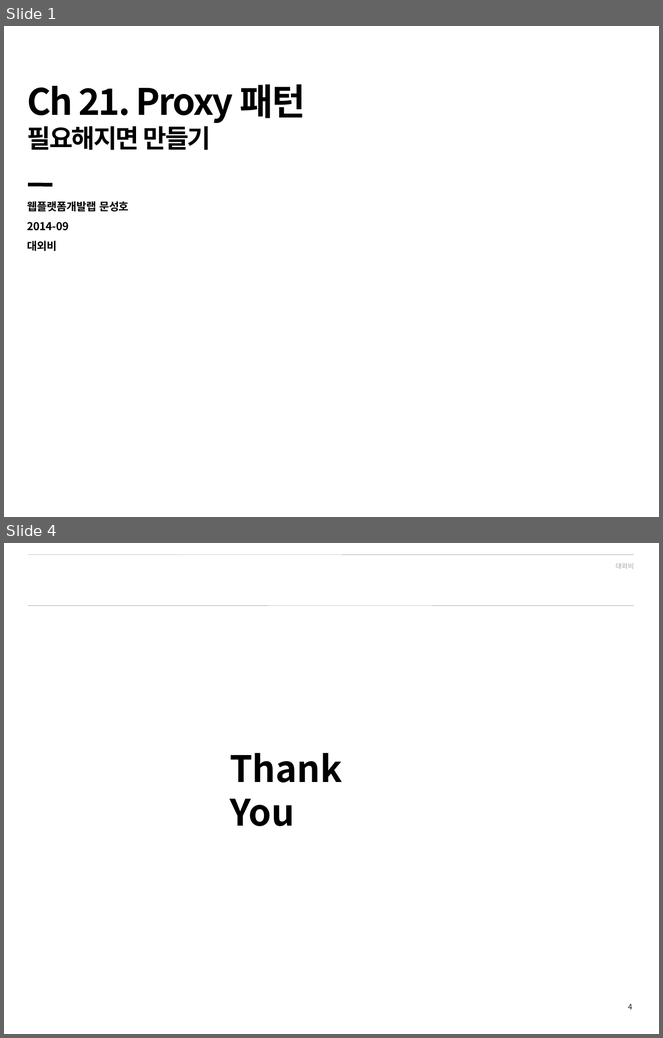
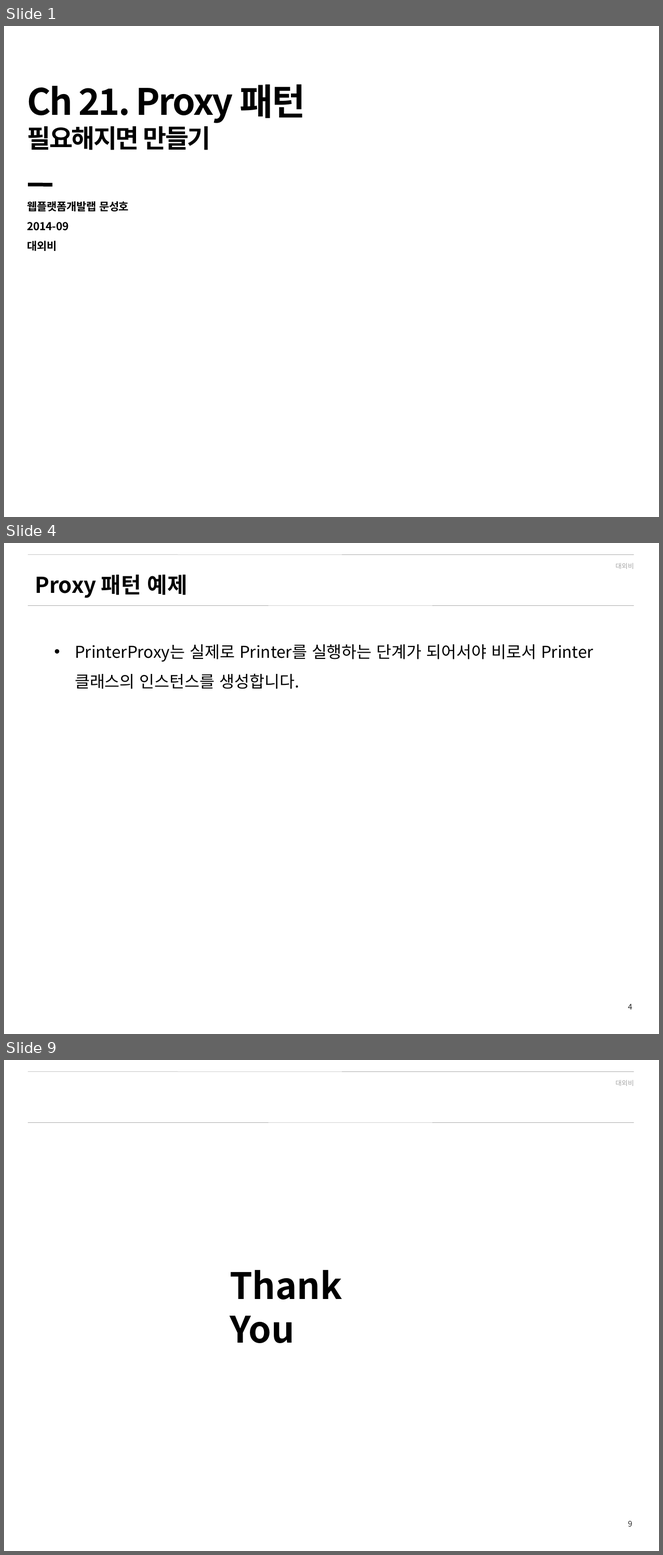
Before and after one commit to shyr/designpattern, a slide deck: src/_ppt/ch21.pptx. Shown one above the other, each under a label of ours: slides 1 and 4 before the commit, slides 1, 4 and 9 after it; the slides between them are not shown. The pictures are 663x1038 and 663x1555 pixels, drawn with LibreOffice and Linux fonts; fonts in the diff are those of the drawing; background and template pictures are left out. Boxes give left, top, right and bottom in pixels: in the first picture for what was removed or moved away, otherwise in the second. Text is boxed around its words. In the diff, an @@ line names an element or a change of style, - is before the commit and + after.

```diff
--- a/src/_ppt/ch21.pptx
+++ b/src/_ppt/ch21.pptx
@@ slide 4 added at [4,543,659,1034], background #FFFFFF; not listed: 4 template elements that a slide beside it also shows @@
@@ text added at [35,574,188,598], 24 pt, text #000000, bold @@
+Proxy 패턴 예제
@@ text added at [75,644,594,689], 18 pt, text #000000 @@
+• PrinterProxy는 실제로 Printer를 실행하는 단계가 되어서야 비로서 Printer 클래스의 인스턴스를 생성합니다.
@@ what was slide 4 is now slide 9 @@
@@ page number at [628,1521,632,1527]: text changed @@
-4
+9
```
Also in this commit, not shown: 6 other slides added, 2 slides removed, 3 other files.
